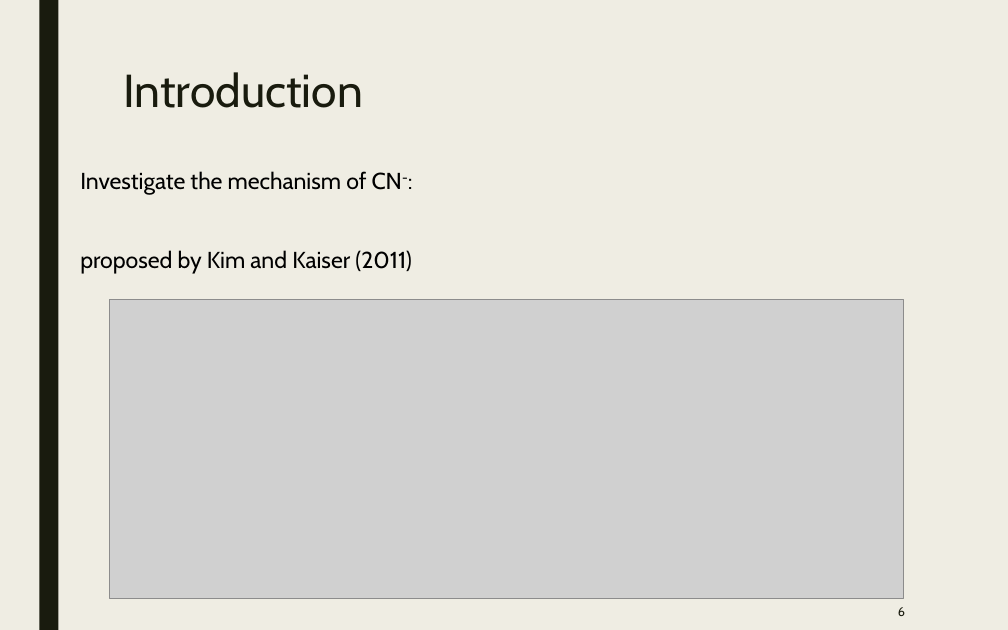
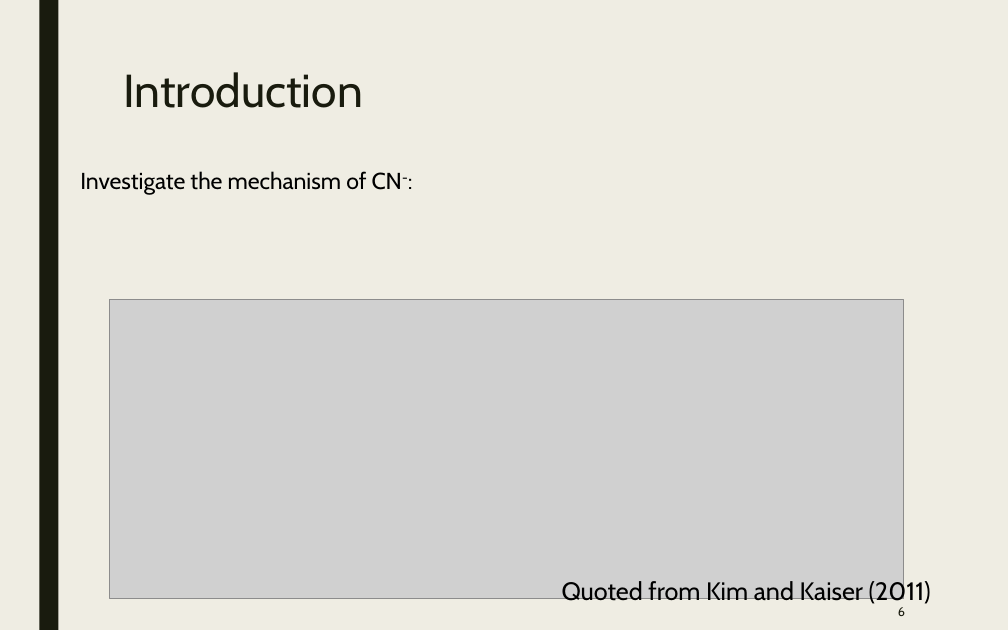
Before and after one commit to samuello1228/lily, a slide deck: slide 6 of doc/VUV and EUV irradiation of CH4 + NH3.pptx. Drawn at 1008x630 pixels with LibreOffice and Linux fonts; fonts in the diff are those of the drawing; grey boxes stand for pictures. Boxes give left, top, right and bottom in pixels: in the first picture for what was removed or moved away, otherwise in the second. Text is boxed around its words. In the diff, an @@ line names an element or a change of style, - is before the commit and + after.

```diff
--- a/doc/VUV and EUV irradiation of CH4 + NH3.pptx
+++ b/doc/VUV and EUV irradiation of CH4 + NH3.pptx
@@ text at bbox=[80, 250, 412, 274]: paragraph removed @@
-proposed by Kim and Kaiser (2011)
@@ text added at bbox=[562, 580, 931, 604], 18 pt, text #000000 @@
+Quoted from Kim and Kaiser (2011)
```
Also in this commit, not shown: 10 other slides changed, 3 slides added.
